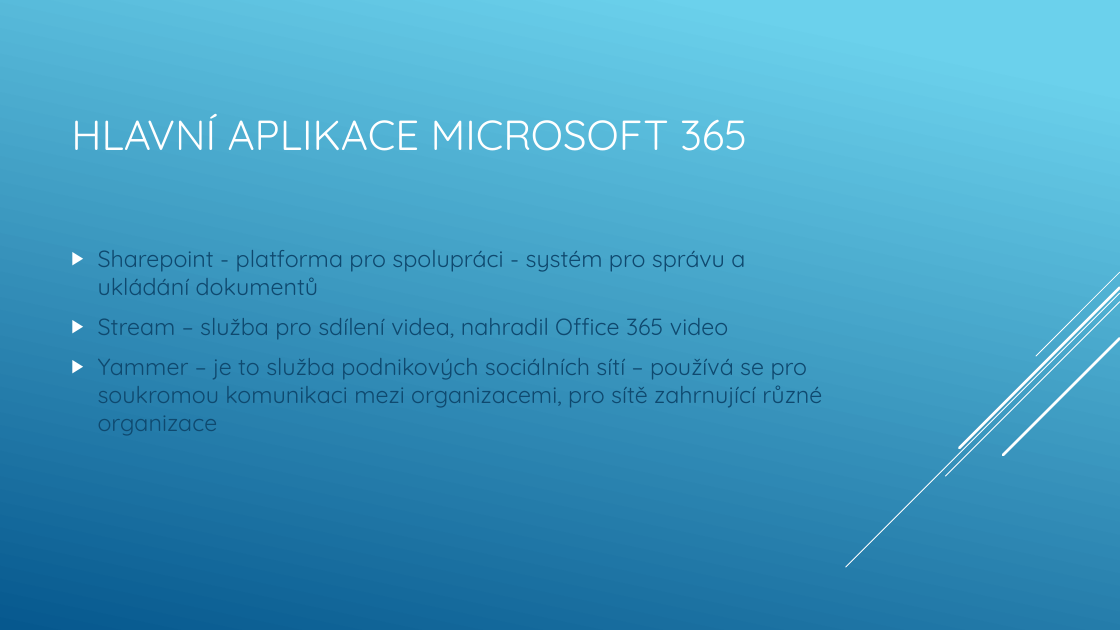
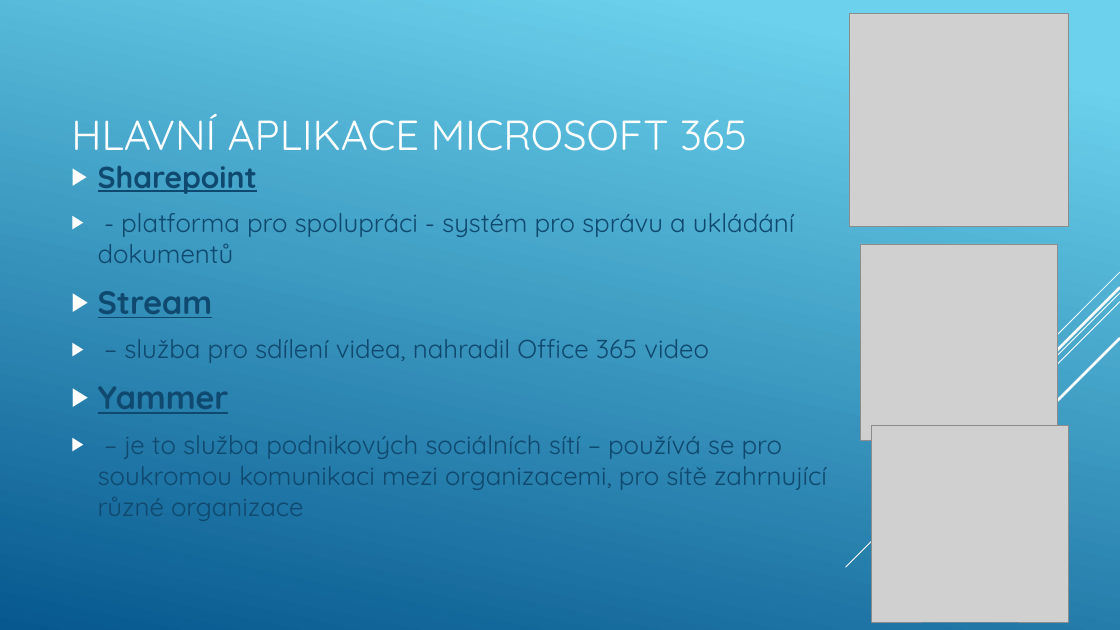
Before and after one commit to machacekadam/Office-365-a-jeho-mo-nosti, a slide deck: slide 15 of Machacek.pptx. Drawn at 1120x630 pixels with LibreOffice and Linux fonts; fonts in the diff are those of the drawing; grey boxes stand for pictures. Boxes give left, top, right and bottom in pixels: in the first picture for what was removed or moved away, otherwise in the second. Text is boxed around its words. In the diff, an @@ line names an element or a change of style, - is before the commit and + after.

```diff
--- a/Machacek.pptx
+++ b/Machacek.pptx
@@ picture added at (849,13,1068,227) @@
@@ text at (98,213,827,521): text changed; size 20 to 22.2 pt @@
-▶ Sharepoint - platforma pro spolupráci - systém pro správu a ukládání dokumentů
-▶ Stream – služba pro sdílení videa, nahradil Office 365 video
-▶ Yammer – je to služba podnikových sociálních sítí – používá se pro soukromou komunikaci mezi organizacemi, pro sítě zahrnující různé organizace
+▶ Sharepoint
+▶ - platforma pro spolupráci - systém pro správu a ukládání dokumentů
+▶ Stream
+▶ – služba pro sdílení videa, nahradil Office 365 video
+▶ Yammer
+▶ – je to služba podnikových sociálních sítí – používá se pro soukromou komunikaci mezi organizacemi, pro sítě zahrnující různé organizace
@@ picture added at (860,245,1057,441) @@
@@ picture added at (871,425,1068,622) @@
```
Also in this commit, not shown: 4 other slides changed, 8 slides added, 2 slides removed.
